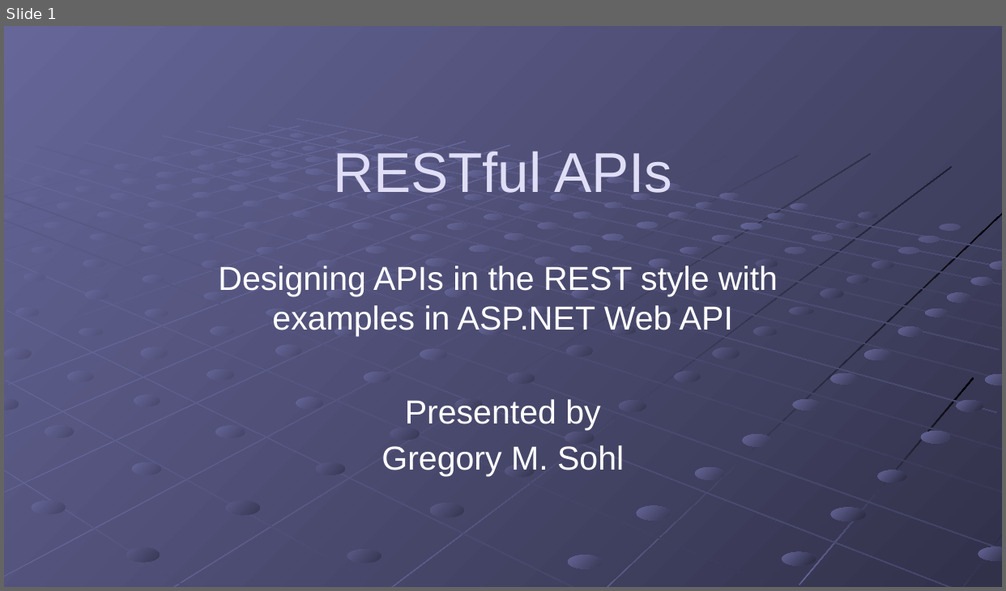
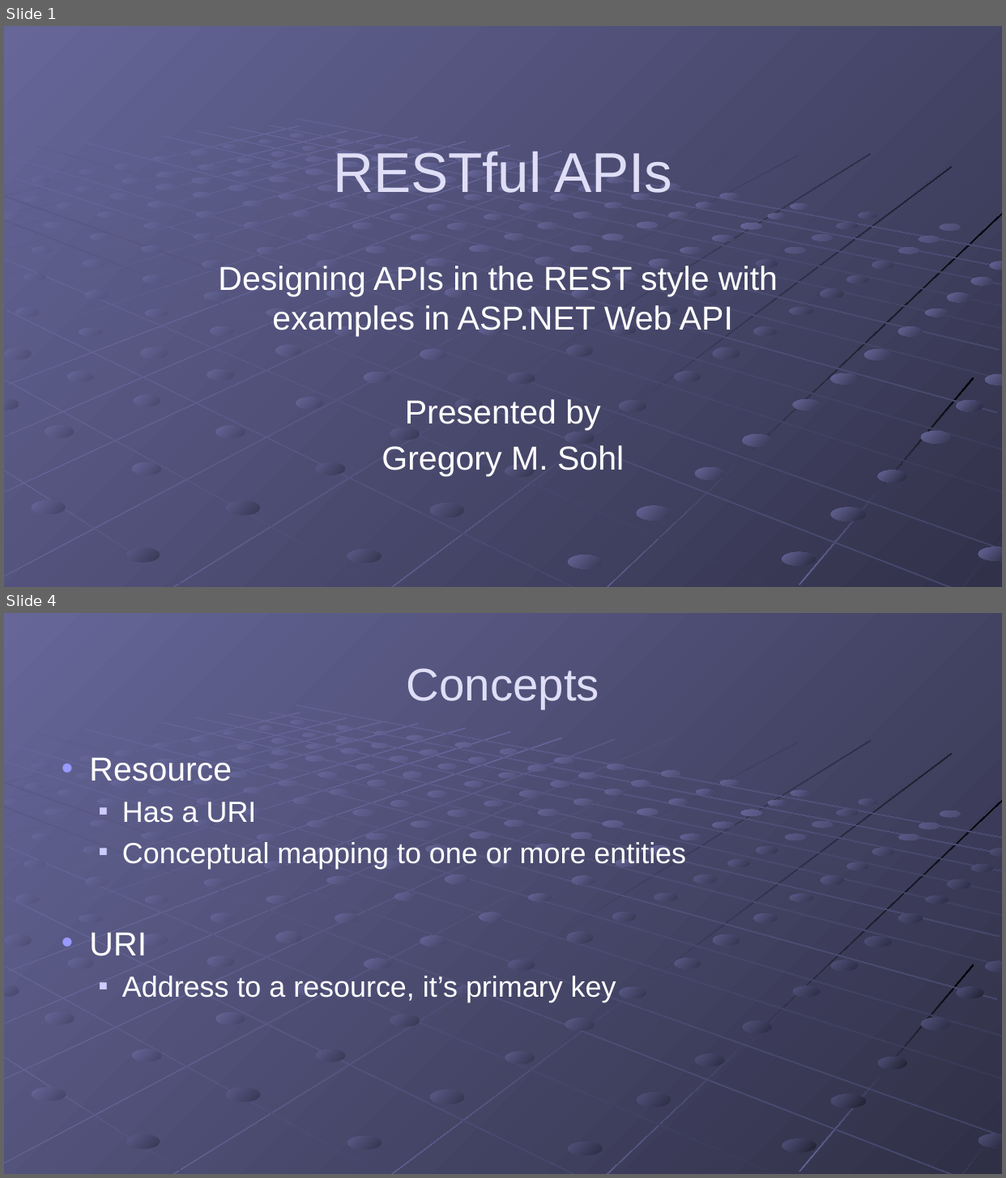
Before and after one commit to gregsohl/RESTFul_API_Presentation, a slide deck: Presentation/RESTful APIs.pptx. Shown one above the other, each under a label of ours: slide 1 before the commit, slides 1 and 4 after it; the slides between them are not shown. The pictures are 1006x591 and 1006x1178 pixels, drawn with LibreOffice and Linux fonts; fonts in the diff are those of the drawing. Boxes give left, top, right and bottom in pixels: in the first picture for what was removed or moved away, otherwise in the second. Text is boxed around its words. In the diff, an @@ line names an element or a change of style, - is before the commit and + after.

```diff
--- a/Presentation/RESTful APIs.pptx
+++ b/Presentation/RESTful APIs.pptx
@@ slide 4 added at <box>4,613,1002,1174</box>, background gradient #666699 to #49496D; not listed: 92 template elements that a slide beside it also shows @@
@@ title added at <box>407,668,599,709</box>, 44 pt, text #DFDEF6 @@
+Concepts
@@ text added at <box>89,757,686,1003</box>, 28 pt, text #FFFFFF @@
+• Resource
+  ■ Has a URI
+  ■ Conceptual mapping to one or more entities
+• URI
+  ■ Address to a resource, it’s primary key
@@ group added at <box>4,705,1002,1174</box>: 104 ellipses, 19 rectangles @@
```
Also in this commit, not shown: 2 slides changed, 6 other slides added.
